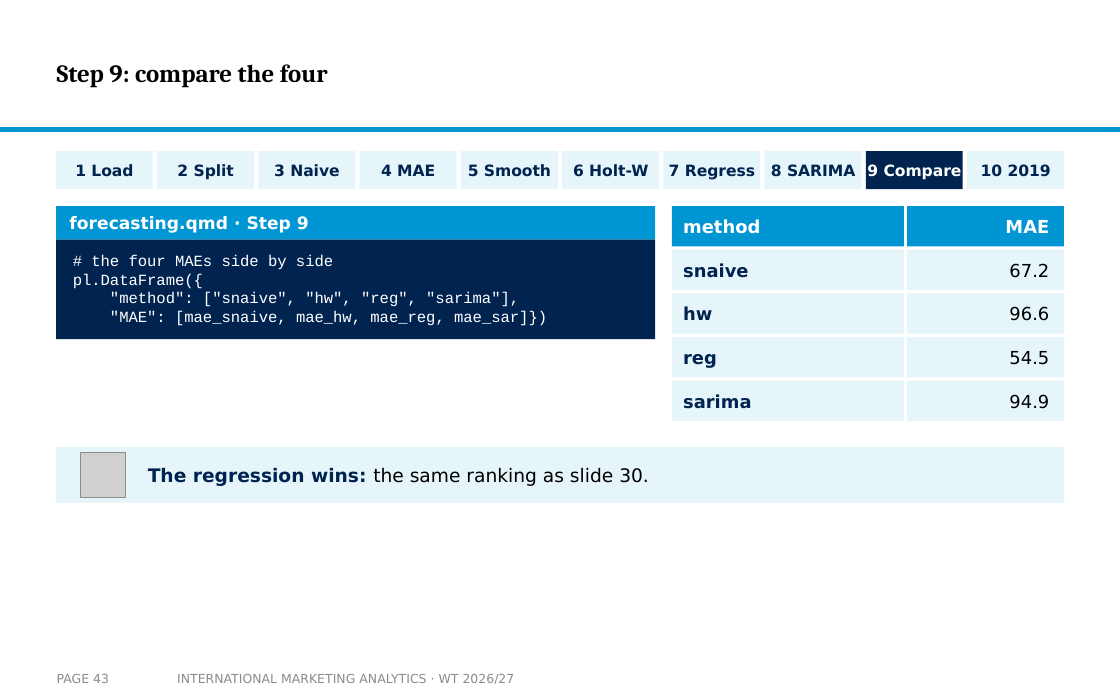
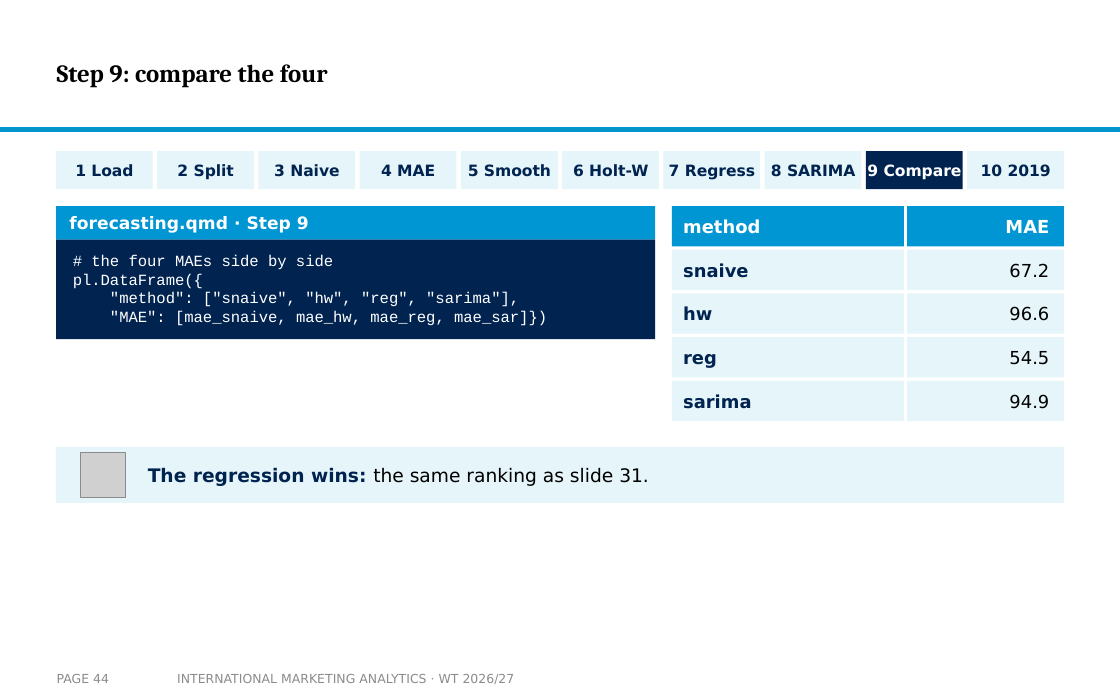
Before and after one commit to arnefloh-wu/international-marketing-analytics-teaching, a slide deck: slide 44 of slides/forecasting-and-time-series_WT26-27.pptx (slide 43 before the commit). Drawn at 1120x700 pixels with LibreOffice and Linux fonts; fonts in the diff are those of the drawing; grey boxes stand for pictures; background and template pictures are left out. Boxes give left, top, right and bottom in pixels: in the first picture for what was removed or moved away, otherwise in the second. Text is boxed around its words. In the diff, an @@ line names an element or a change of style, - is before the commit and + after.

```diff
--- a/slides/forecasting-and-time-series_WT26-27.pptx
+++ b/slides/forecasting-and-time-series_WT26-27.pptx
@@ text at <box>148,467,649,486</box>: text changed @@
-The regression wins: the same ranking as slide 30.
+The regression wins: the same ranking as slide 31.
@@ page number at <box>57,674,109,683</box>: text changed @@
-PAGE 43
+PAGE 44
```
Also in this commit, not shown: 1 other slide changed, 1 slide added, 3 other files.
